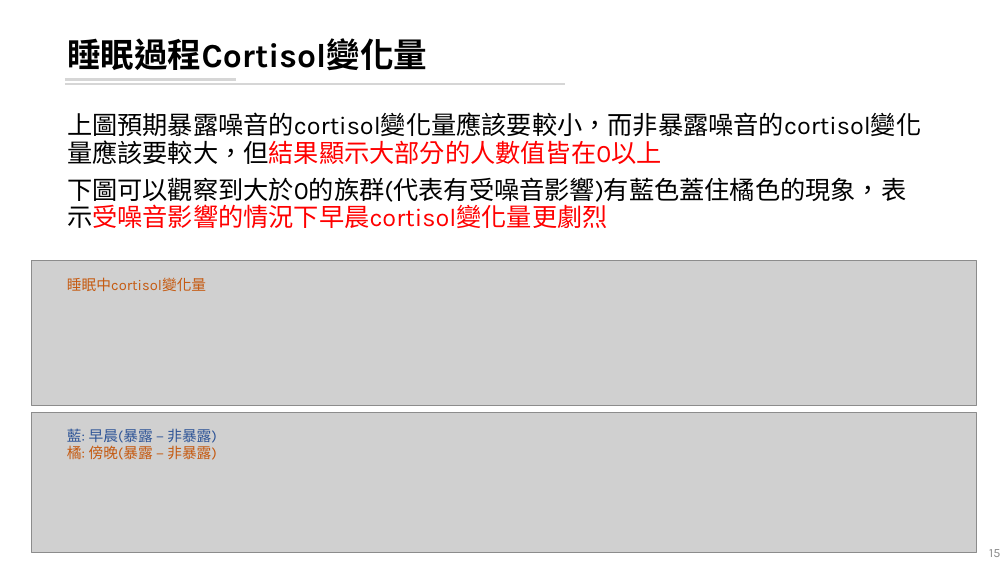
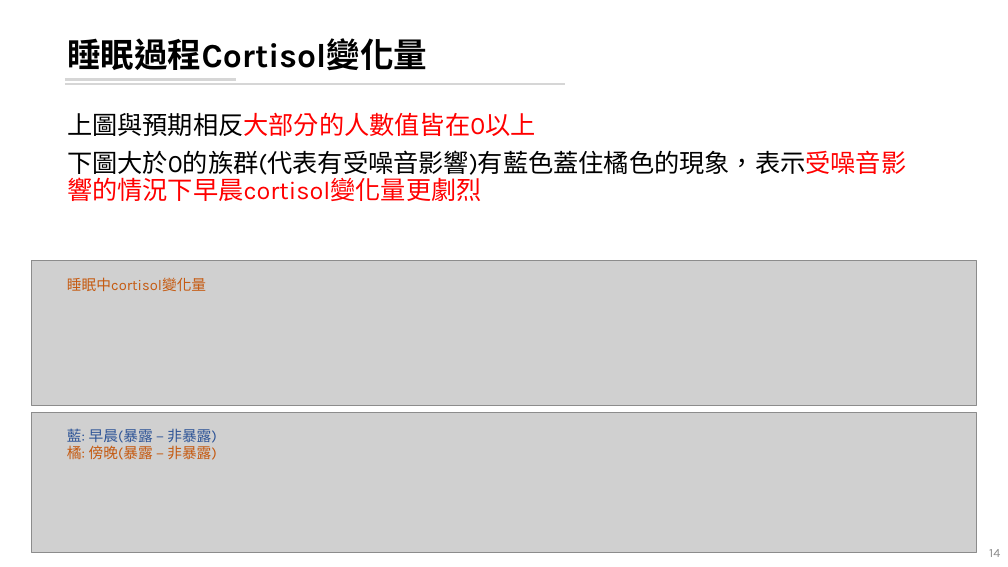
Before and after one commit to leooel97895750/REM_DataMining, a slide deck: slide 14 of 20210807_REM分析.pptx (slide 15 before the commit). Drawn at 1008x567 pixels with LibreOffice and Linux fonts; fonts in the diff are those of the drawing; grey boxes stand for pictures. Boxes give left, top, right and bottom in pixels: in the first picture for what was removed or moved away, otherwise in the second. Text is boxed around its words. In the diff, an @@ line names an element or a change of style, - is before the commit and + after.

```diff
--- a/20210807_REM分析.pptx
+++ b/20210807_REM分析.pptx
@@ text at (67, 112, 906, 201): text changed @@
-上圖預期暴露噪音的cortisol變化量應該要較小，而非暴露噪音的cortisol變化量應該要較大，但結果顯示大部分的人數值皆在0以上
-下圖可以觀察到大於0的族群(代表有受噪音影響)有藍色蓋住橘色的現象，表示受噪音影響的情況下早晨cortisol變化量更劇烈
+上圖與預期相反大部分的人數值皆在0以上
+下圖大於0的族群(代表有受噪音影響)有藍色蓋住橘色的現象，表示受噪音影響的情況下早晨cortisol變化量更劇烈
@@ page number at (989, 549, 1000, 557): text changed @@
-15
+14
```
Also in this commit, not shown: 14 other slides changed, 12 slides added, 1 slide removed, 12 other files.
